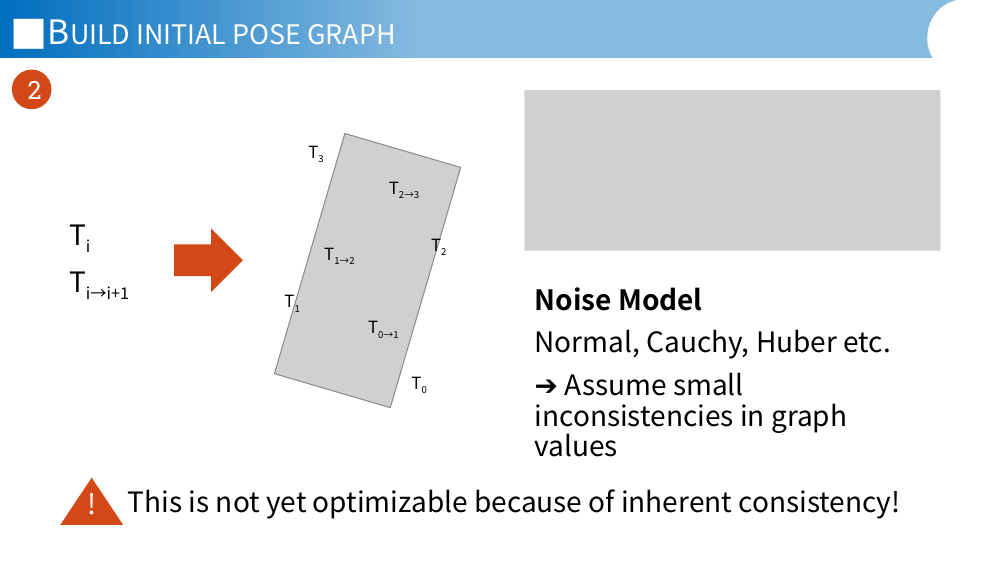
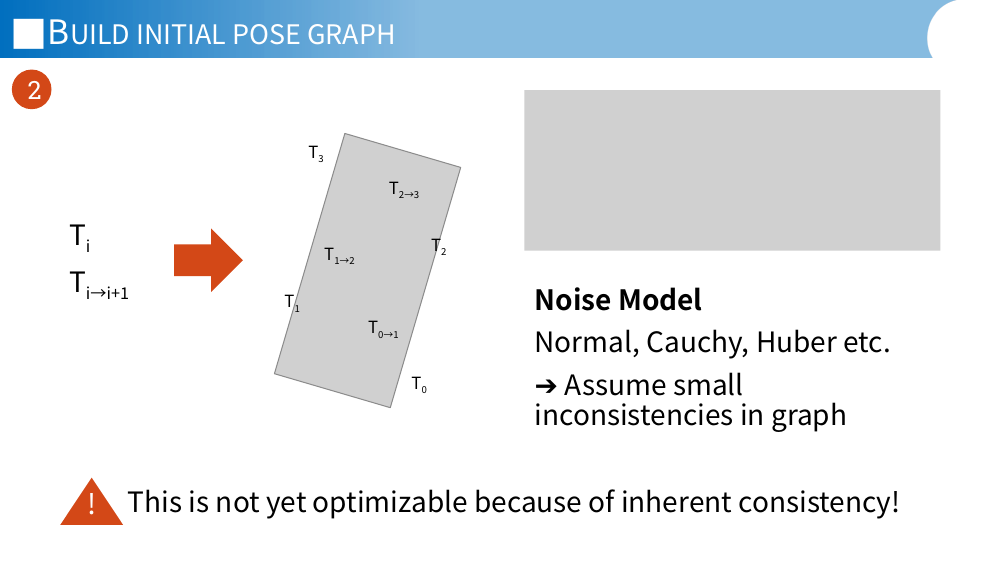
Before and after one commit to JannisIwate/freehand_ur_pgo, a slide deck: slide 9 of documents/Jannis_Meyer_Presentation_11_05_2026.pptx. Drawn at 1008x567 pixels with LibreOffice and Linux fonts; fonts in the diff are those of the drawing; grey boxes stand for pictures; background and template pictures are left out. Boxes give left, top, right and bottom in pixels: in the first picture for what was removed or moved away, otherwise in the second. Text is boxed around its words. In the diff, an @@ line names an element or a change of style, - is before the commit and + after.

```diff
--- a/documents/Jannis_Meyer_Presentation_11_05_2026.pptx
+++ b/documents/Jannis_Meyer_Presentation_11_05_2026.pptx
@@ text at bbox=[535, 372, 847, 432]: text changed @@
-➔ Assume small inconsistencies in graph values
+➔ Assume small inconsistencies in graph
```
Also in this commit, not shown: 9 other slides changed, 1 slide added.
